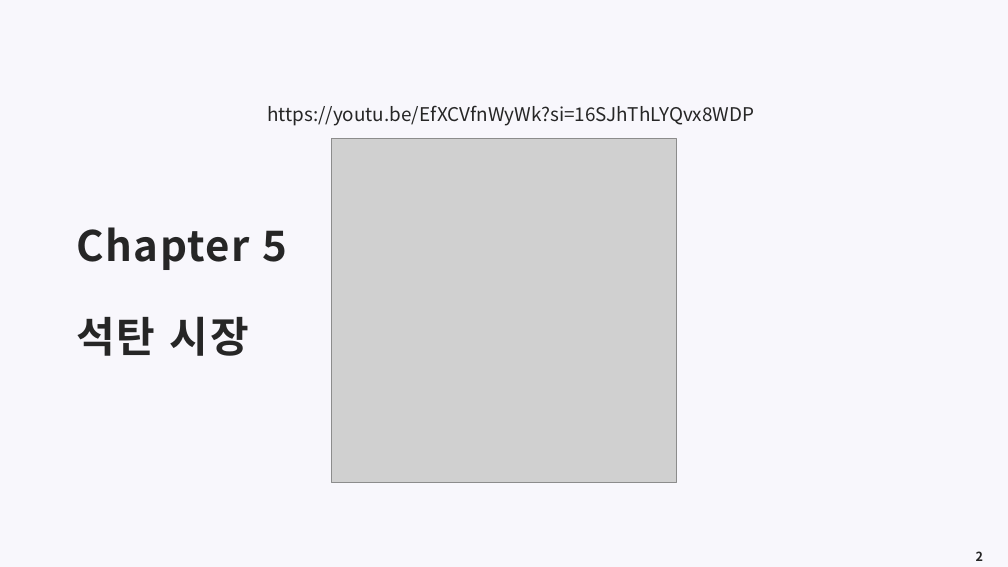
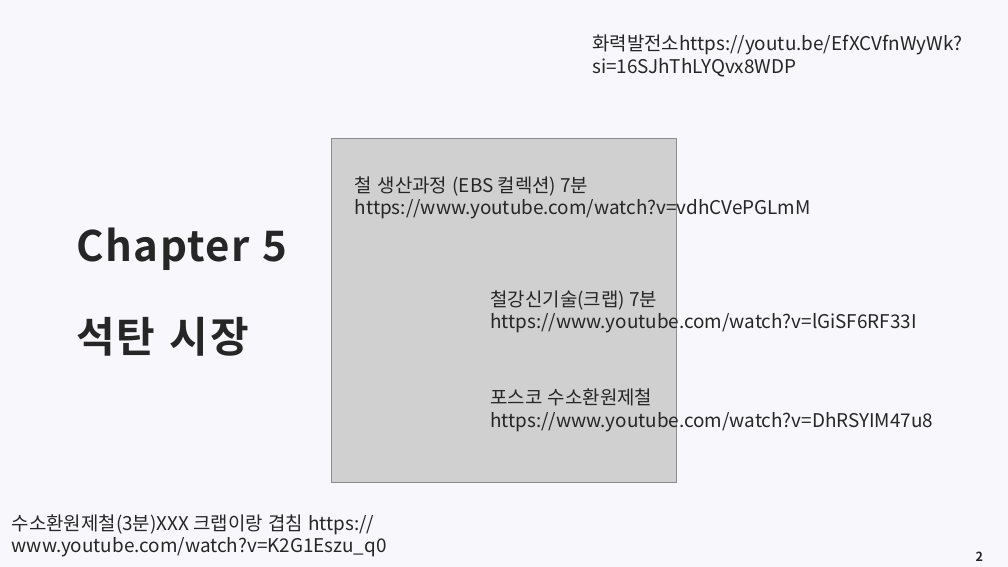
Before and after one commit to meandthey/Teaching, a slide deck: slide 2 of 에너지경제학/자원에너지경제학_Chapter_5 (석탄).pptx. Drawn at 1008x567 pixels with LibreOffice and Linux fonts; fonts in the diff are those of the drawing; grey boxes stand for pictures. Boxes give left, top, right and bottom in pixels: in the first picture for what was removed or moved away, otherwise in the second. Text is boxed around its words. In the diff, an @@ line names an element or a change of style, - is before the commit and + after.

```diff
--- a/에너지경제학/자원에너지경제학_Chapter_5 (석탄).pptx
+++ b/에너지경제학/자원에너지경제학_Chapter_5 (석탄).pptx
@@ text at bbox=[592, 34, 962, 77]: text changed @@
-https://youtu.be/EfXCVfnWyWk?si=16SJhThLYQvx8WDP
+화력발전소https://youtu.be/EfXCVfnWyWk?si=16SJhThLYQvx8WDP
@@ text added at bbox=[355, 176, 811, 220], 18 pt, text #262626 @@
+철 생산과정 (EBS 컬렉션) 7분
+https://www.youtube.com/watch?v=vdhCVePGLmM
@@ text added at bbox=[491, 290, 917, 334], 18 pt, text #262626 @@
+철강신기술(크랩) 7분
+https://www.youtube.com/watch?v=lGiSF6RF33I
@@ text added at bbox=[491, 388, 934, 432], 18 pt, text #262626 @@
+포스코 수소환원제철
+https://www.youtube.com/watch?v=DhRSYIM47u8
@@ text added at bbox=[12, 514, 387, 557], 18 pt, text #262626 @@
+수소환원제철(3분)XXX 크랩이랑 겹침 https://www.youtube.com/watch?v=K2G1Eszu_q0
```
Also in this commit, not shown: 2 other slides changed, 5 slides added, 1 other file.
